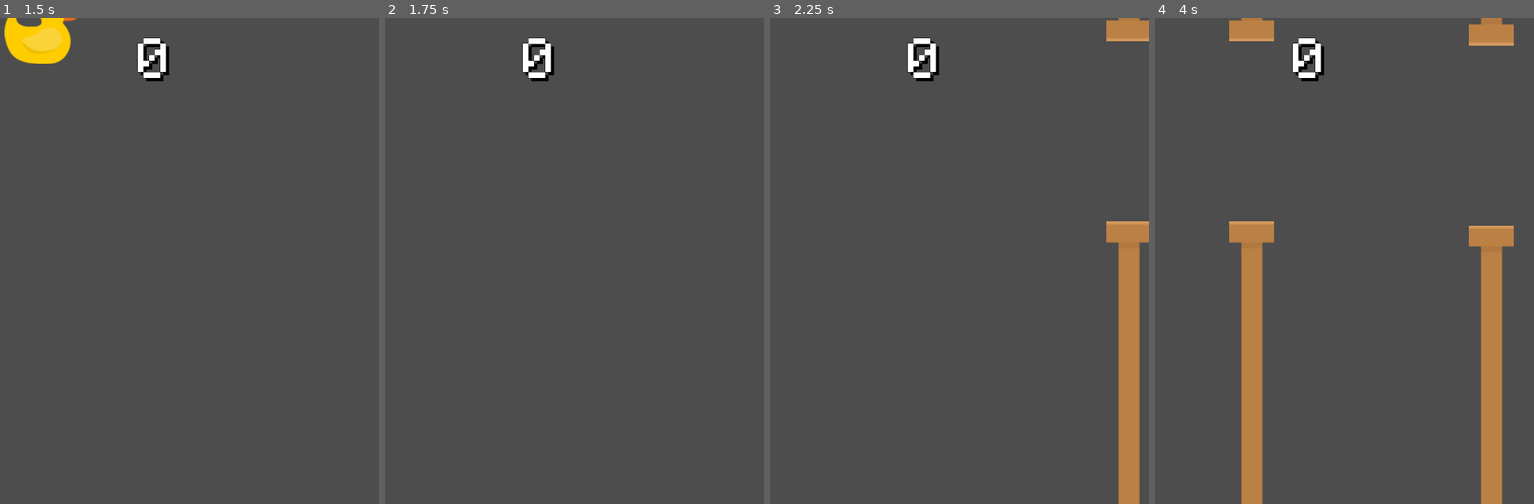
Above: before the commit, frames 1-4 (left to right).
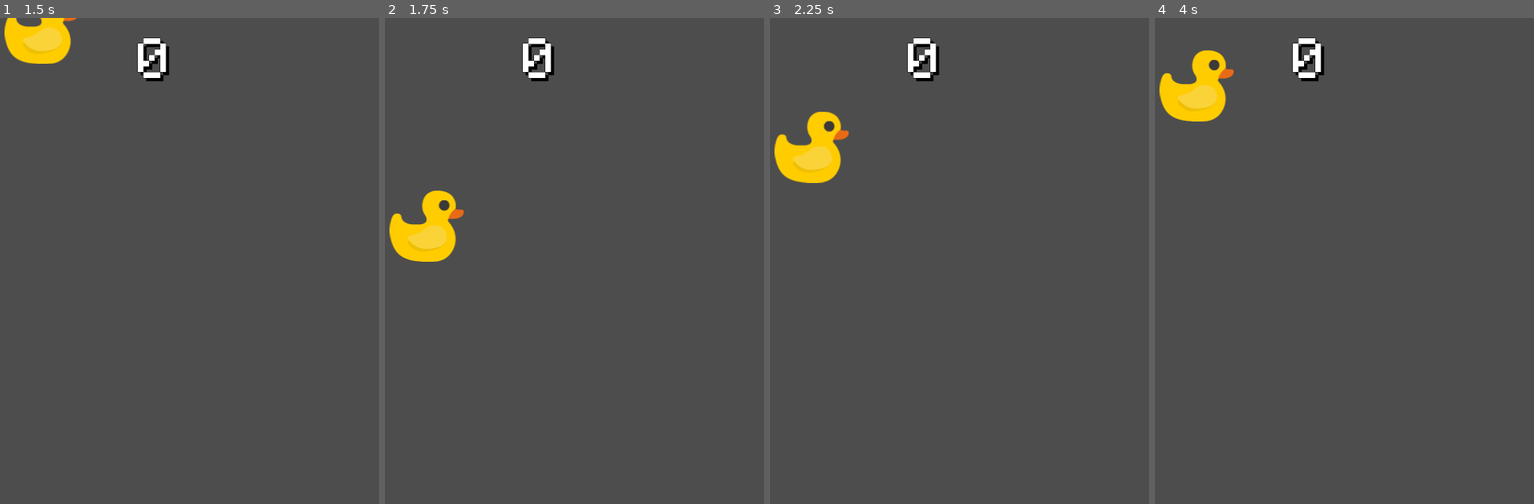
Above: after the commit, the same moments.

Repository: maakcode/Glappy-Bird
Game: Godot game, scene res://Stage.tscn
Same seed, same stepped clock (60 frames per second), same inputs: the game is played once before the commit and once after it.
Inputs (mouse positions are in pixels of both pictures, inside the frame that each line leads up to):
- Up to frame 1 (1.5 s): tap Enter at 0.5, 0.6, 1.35 s; move the mouse to (253, 236) at 0.52 s; click (253, 236) at 0.67 s; tap Space at 0.77, 1.25 s; move the mouse to (64, 285) at 1.27 s; click (64, 285) at 1.42 s
- Up to frame 2 (1.75 s): tap Space at 1.52 s
- Up to frame 3 (2.25 s): move the mouse to (970, 154) at 2.02 s; tap Enter at 2.1 s; click (970, 154) at 2.17 s
- Up to frame 4 (4 s): move the mouse to (1287, 358) at 2.77 s; tap Enter at 2.85, 3.6 s; click (1287, 358) at 2.92 s; tap Space at 3.02, 3.77 s; move the mouse to (1443, 333) at 3.52 s; click (1443, 333) at 3.67 s

Frame 1 is identical in both runs. In frame 2, 1.8% of the frame differs, in the area x 1-21%, y 35-51%; in frame 3, 5.9%; in frame 4, 10%, in the area x 1-95%, y 0-100%.

Commit message:
fix: Modify collision shape position and size

Diff:
--- a/Double Wall.tscn
+++ b/Double Wall.tscn
@@ -1,23 +1,23 @@
-[gd_scene load_steps=4 format=2]
+[gd_scene load_steps=4 format=3 uid="uid://cgp6n281avhw2"]
 
-[ext_resource path="res://Single Wall.tscn" type="PackedScene" id=1]
-[ext_resource path="res://Double Wall.gd" type="Script" id=2]
+[ext_resource type="PackedScene" uid="uid://bqh1ca51ltljy" path="res://Single Wall.tscn" id="1"]
+[ext_resource type="Script" path="res://Double Wall.gd" id="2"]
 
-[sub_resource type="RectangleShape2D" id=1]
-size = Vector2( 10, 120 )
+[sub_resource type="RectangleShape2D" id="1"]
+size = Vector2(10, 240)
 
 [node name="Double Wall" type="Node2D"]
-script = ExtResource( 2 )
+script = ExtResource("2")
 
 [node name="Wall" type="Node2D" parent="."]
 
-[node name="Top Wall" parent="Wall" instance=ExtResource( 1 )]
-position = Vector2( 0, -120 )
+[node name="Top Wall" parent="Wall" instance=ExtResource("1")]
+position = Vector2(0, -120)
 rotation = -3.14159
 monitoring = false
 
-[node name="Bottom Wall" parent="Wall" instance=ExtResource( 1 )]
-position = Vector2( 0, 120 )
+[node name="Bottom Wall" parent="Wall" instance=ExtResource("1")]
+position = Vector2(0, 120)
 monitoring = false
 
 [node name="Score" type="Node2D" parent="."]
--- a/Single Wall.tscn
+++ b/Single Wall.tscn
@@ -1,30 +1,30 @@
-[gd_scene load_steps=4 format=2]
+[gd_scene load_steps=4 format=3 uid="uid://bqh1ca51ltljy"]
 
-[ext_resource path="res://images/stick_wood.png" type="Texture2D" id=1]
-[ext_resource path="res://images/head_wood.png" type="Texture2D" id=2]
+[ext_resource type="Texture2D" uid="uid://gcfkl8kfeuar" path="res://images/stick_wood.png" id="1"]
+[ext_resource type="Texture2D" uid="uid://b2ceergqjqqd6" path="res://images/head_wood.png" id="2"]
 
-[sub_resource type="RectangleShape2D" id=1]
-size = Vector2( 30, 369 )
+[sub_resource type="RectangleShape2D" id="1"]
+size = Vector2(30, 736)
 
 [node name="Single Wall" type="Area2D"]
 
 [node name="Head" type="Sprite2D" parent="."]
-position = Vector2( 0, 123 )
-scale = Vector2( 2, 2 )
-texture = ExtResource( 2 )
+position = Vector2(0, 123)
+scale = Vector2(2, 2)
+texture = ExtResource("2")
 
 [node name="Stick" type="Sprite2D" parent="."]
-position = Vector2( -94, 511 )
-scale = Vector2( 2, 2 )
-texture = ExtResource( 1 )
-offset = Vector2( 47, -71 )
+position = Vector2(-94, 511)
+scale = Vector2(2, 2)
+texture = ExtResource("1")
+offset = Vector2(47, -71)
 
 [node name="Stick2" type="Sprite2D" parent="."]
-position = Vector2( -94, 757 )
-scale = Vector2( 2, 2 )
-texture = ExtResource( 1 )
-offset = Vector2( 47, -71 )
+position = Vector2(-94, 757)
+scale = Vector2(2, 2)
+texture = ExtResource("1")
+offset = Vector2(47, -71)
 
 [node name="CollisionShape2D" type="CollisionShape2D" parent="."]
-position = Vector2( 0, 369 )
-shape = SubResource( 1 )
+position = Vector2(0, 368)
+shape = SubResource("1")
--- a/Stage.tscn
+++ b/Stage.tscn
@@ -1,13 +1,13 @@
 [gd_scene load_steps=7 format=3 uid="uid://daon5554xuwoa"]
 
-[ext_resource type="PackedScene" path="res://Double Wall.tscn" id="1"]
+[ext_resource type="PackedScene" uid="uid://cgp6n281avhw2" path="res://Double Wall.tscn" id="1"]
 [ext_resource type="PackedScene" path="res://Duck.tscn" id="2"]
 [ext_resource type="Script" path="res://Game.gd" id="4"]
 [ext_resource type="FontFile" uid="uid://mt53vjw30d7b" path="res://monogram.ttf" id="4_ymqes"]
 [ext_resource type="AudioStream" uid="uid://upujcfy4d11k" path="res://sounds/scores.wav" id="5"]
 
 [sub_resource type="RectangleShape2D" id="2"]
-size = Vector2(512, 300)
+size = Vector2(600, 648)
 
 [node name="Stage" type="Node2D"]
 script = ExtResource("4")
@@ -17,12 +17,12 @@
 position = Vector2(150, 113)
 
 [node name="Screen Area3D" type="Area2D" parent="."]
-visible = false
 monitoring = false
 
 [node name="CollisionShape2D" type="CollisionShape2D" parent="Screen Area3D"]
-position = Vector2(512, 300)
+position = Vector2(300, 324)
 shape = SubResource("2")
+debug_color = Color(0, 0.6, 0.701961, 0.419608)
 
 [node name="Walls" type="Node2D" parent="."]
 
Not shown: 1 places in Double Wall.tscn that only renumber resources
